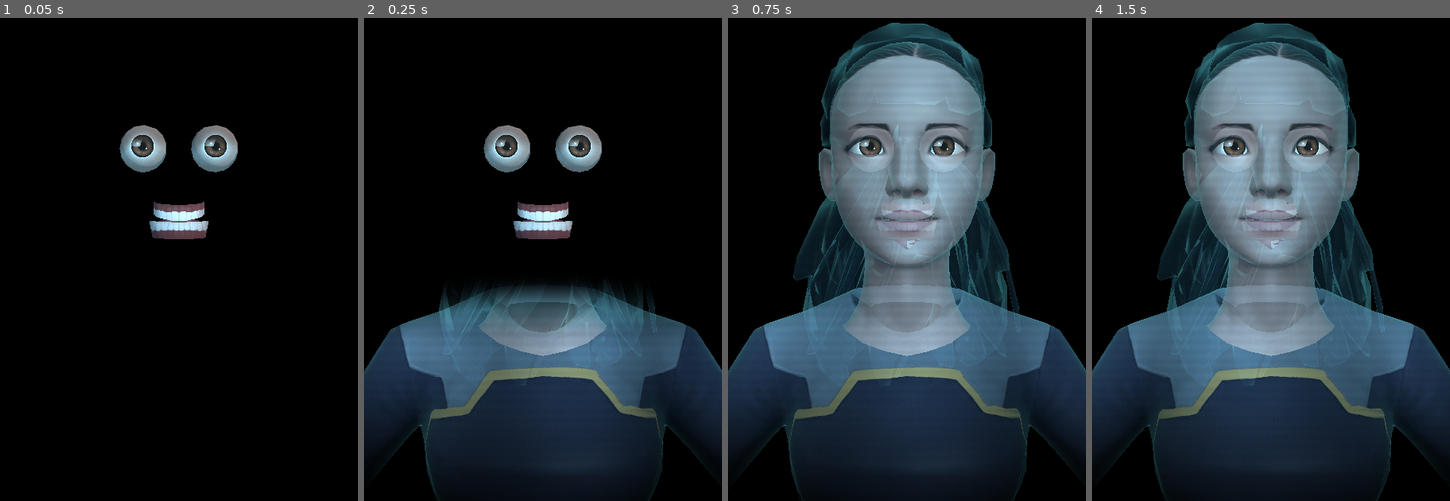
Above: before the commit, frames 1-4 (left to right).
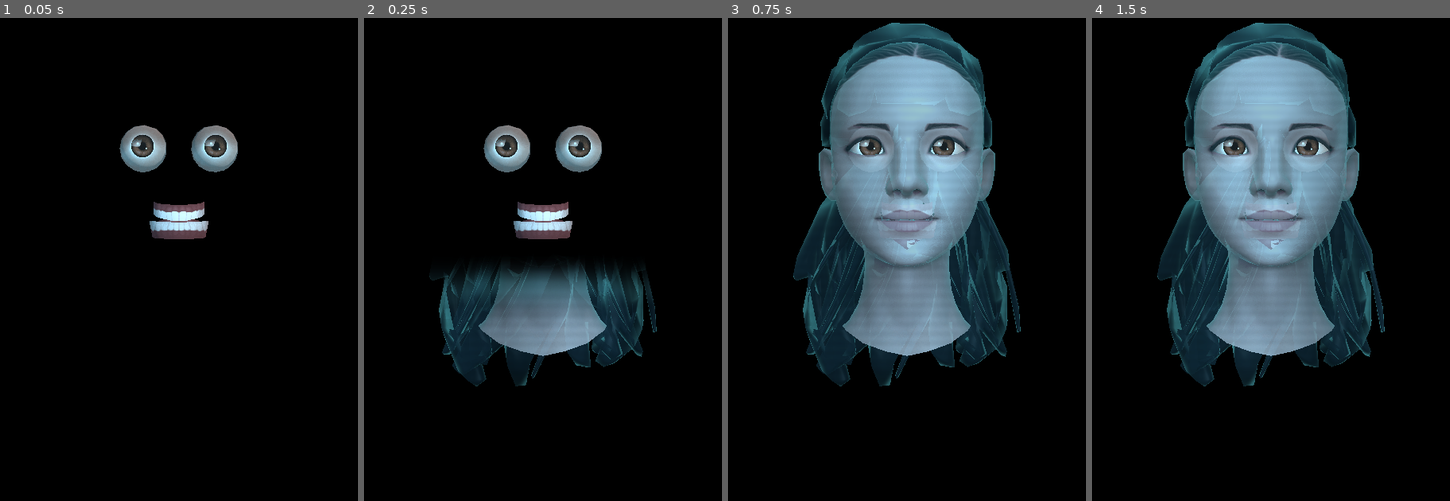
Above: after the commit, the same moments.

Repository: tteuwxsw/gideon
Game: Godot game, scene res://scenes/avatar.tscn
Same seed, same stepped clock (60 frames per second), same inputs: the game is played once before the commit and once after it.
Inputs:
- Up to frame 1 (0.05 s): no input
- Up to frame 2 (0.25 s): no input
- Up to frame 3 (0.75 s): no input
- Up to frame 4 (1.5 s): tap Enter at 1.25 s

Frame 1 is identical in both runs. In frame 2, 33% of the frame differs, in the area x 0-100%, y 50-100%; in frame 3, 30%; in frame 4, 30%.

Commit message:
fix(holograma): remove uniforme visivel, fade do busto em espaco de mundo, ordem de desenho do cabelo e modo --captura de diagnostico

Diff:
--- a/gideon_avatar/scripts/avatar_controller.gd
+++ b/gideon_avatar/scripts/avatar_controller.gd
@@ -37,7 +37,7 @@
 var _timer_telemetria: float = 1.5
 
 # Controle de presença e customização no desktop
-var _opacidade_usuario: float = 0.86
+var _opacidade_usuario: float = 0.94
 var _escala_usuario: float = 1.0
 var _progresso_materializacao: float = 0.0
 var _alvo_materializacao: float = 1.0
@@ -127,6 +127,25 @@
         if ws_client.has_signal("config_holograma_recebida"):
             ws_client.config_holograma_recebida.connect(_on_config_holograma_recebida)
 
+    # Modo de diagnóstico visual: `godot --path gideon_avatar -- --captura`
+    if "--captura" in OS.get_cmdline_user_args():
+        _executar_captura_diagnostico()
+
+
+func _executar_captura_diagnostico() -> void:
+    Engine.max_fps = 60
+    await get_tree().create_timer(4.0).timeout
+    var img = get_viewport().get_texture().get_image()
+    var destino = ProjectSettings.globalize_path("res://../dados/captura_avatar.png")
+    img.save_png(destino)
+    print("[Diagnostico] captura=", destino)
+    print("[Diagnostico] fps=", Performance.get_monitor(Performance.TIME_FPS))
+    print("[Diagnostico] vram_mb=", snappedf(Performance.get_monitor(Performance.RENDER_VIDEO_MEM_USED) / 1048576.0, 0.1))
+    print("[Diagnostico] ram_estatica_mb=", snappedf(Performance.get_monitor(Performance.MEMORY_STATIC) / 1048576.0, 0.1))
+    print("[Diagnostico] draw_calls=", Performance.get_monitor(Performance.RENDER_TOTAL_DRAW_CALLS_IN_FRAME))
+    print("[Diagnostico] objetos=", Performance.get_monitor(Performance.RENDER_TOTAL_OBJECTS_IN_FRAME))
+    get_tree().quit()
+
 
 func _inicializar_tabelas_pesos() -> void:
     for nome in BLENDSHAPES_EXPRESSAO:
@@ -192,8 +211,8 @@
 
     if no is MeshInstance3D:
         var nome_no = no.name
-        # Oculta apenas óculos e parte inferior; mantém cabeça, cabelo, olhos e topo do busto/ombros
-        if nome_no in ["Wolf3D_Glasses", "Wolf3D_Outfit_Bottom", "Wolf3D_Outfit_Footwear"]:
+        # Oculta óculos, roupa e parte inferior; o busto termina em fade volumétrico no pescoço/ombros
+        if nome_no in ["Wolf3D_Glasses", "Wolf3D_Outfit_Bottom", "Wolf3D_Outfit_Footwear", "Wolf3D_Outfit_Top"]:
             no.visible = false
         else:
             if nome_no not in ["EyeLeft", "EyeRight", "Wolf3D_Teeth"]:
@@ -226,16 +245,18 @@
         mat_holo.set_shader_parameter("intensidade_distorcao", 0.008)
         mat_holo.set_shader_parameter("opacidade_geral", _opacidade_usuario)
         mat_holo.set_shader_parameter("progresso_materializacao", _progresso_materializacao)
-        mat_holo.set_shader_parameter("corte_pescoco_min", 1.25)
-        mat_holo.set_shader_parameter("corte_pescoco_max", 1.44)
+        mat_holo.set_shader_parameter("corte_pescoco_min", -0.30)
+        mat_holo.set_shader_parameter("corte_pescoco_max", -0.14)
+        mat_holo.set_shader_parameter("topo_cabeca", 0.32)
 
         if mat_orig is BaseMaterial3D and mat_orig.albedo_texture:
             mat_holo.set_shader_parameter("textura_base", mat_orig.albedo_texture)
             if malha.name == "Wolf3D_Hair":
-                mat_holo.set_shader_parameter("preservar_detalhes_rosto", 0.72)
-                mat_holo.set_shader_parameter("opacidade_geral", _opacidade_usuario * 0.88)
+                # Cabelo desenhado ANTES do rosto: a pele (quase opaca) cobre as mechas de trás
+                mat_holo.render_priority = -1
+                mat_holo.set_shader_parameter("preservar_detalhes_rosto", 0.70)
             else:
-                mat_holo.set_shader_parameter("preservar_detalhes_rosto", 0.82)
+                mat_holo.set_shader_parameter("preservar_detalhes_rosto", 0.74)
 
         malha.set_surface_override_material(i, mat_holo)
         _materiais_holograma.append(mat_holo)
--- a/gideon_avatar/shaders/holograma.gdshader
+++ b/gideon_avatar/shaders/holograma.gdshader
@@ -24,8 +24,10 @@
 // Transparência controlada, materialização e dissolução suave no busto/ombros
 uniform float opacidade_geral : hint_range(0.0, 1.0) = 0.84;
 uniform float progresso_materializacao : hint_range(0.0, 1.0) = 1.0;
-uniform float corte_pescoco_min : hint_range(1.0, 1.7) = 1.25;
-uniform float corte_pescoco_max : hint_range(1.0, 1.7) = 1.44;
+// Limites em espaço de mundo (o rosto fica em torno de y=0; o topo da cabeça em ~+0.2)
+uniform float corte_pescoco_min : hint_range(-1.0, 1.0) = -0.30;
+uniform float corte_pescoco_max : hint_range(-1.0, 1.0) = -0.14;
+uniform float topo_cabeca : hint_range(-1.0, 1.0) = 0.32;
 
 varying float v_altura_local;
 varying vec3 v_pos_local;
@@ -37,7 +39,8 @@
 }
 
 void vertex() {
-    v_altura_local = VERTEX.y;
+    // Altura em espaço de mundo: independe da escala/offset interno do GLB (Ready Player Me usa nós escalados)
+    v_altura_local = (MODEL_MATRIX * vec4(VERTEX, 1.0)).y;
     v_pos_local = VERTEX;
 
     // Micro-distorção eletrônica ocasional e extremamente sutil
@@ -90,7 +93,7 @@
 
     // 8. Dissolução volumétrica no busto e animação de materialização
     float fade_busto = smoothstep(corte_pescoco_min, corte_pescoco_max, v_altura_local);
-    float limite_mat = mix(corte_pescoco_min - 0.05, 1.85, progresso_materializacao);
+    float limite_mat = mix(corte_pescoco_min - 0.05, topo_cabeca, progresso_materializacao);
     float fade_materializacao = 1.0 - smoothstep(limite_mat - 0.06, limite_mat + 0.02, v_altura_local);
     float borda_materializacao = smoothstep(limite_mat - 0.04, limite_mat, v_altura_local) * fade_materializacao;
     cor_final += cor_fresnel.rgb * borda_materializacao * 0.85;
